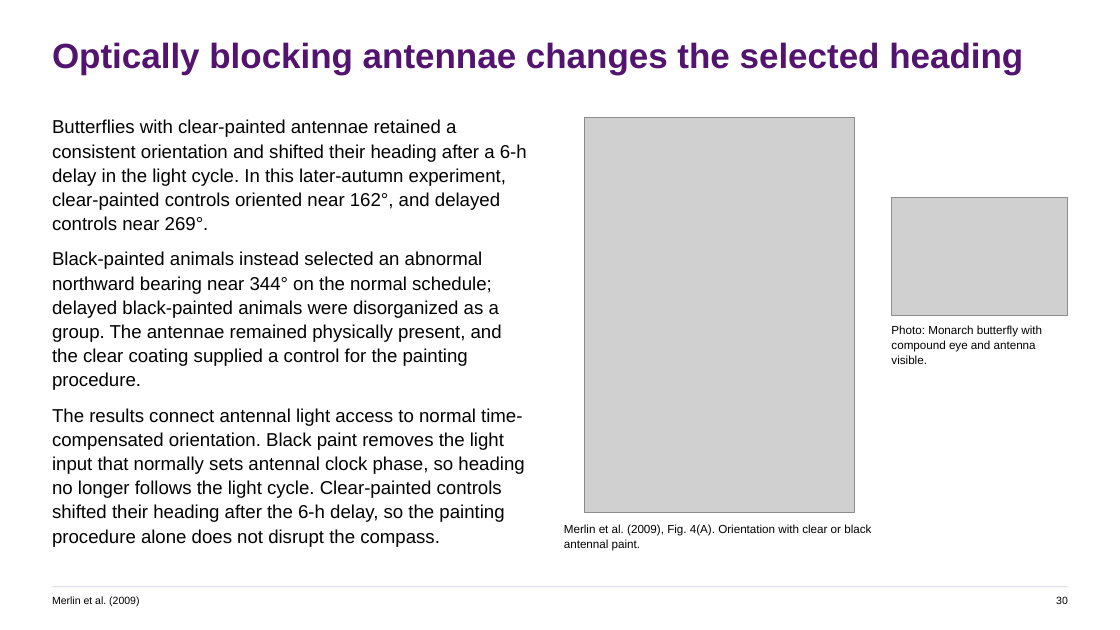
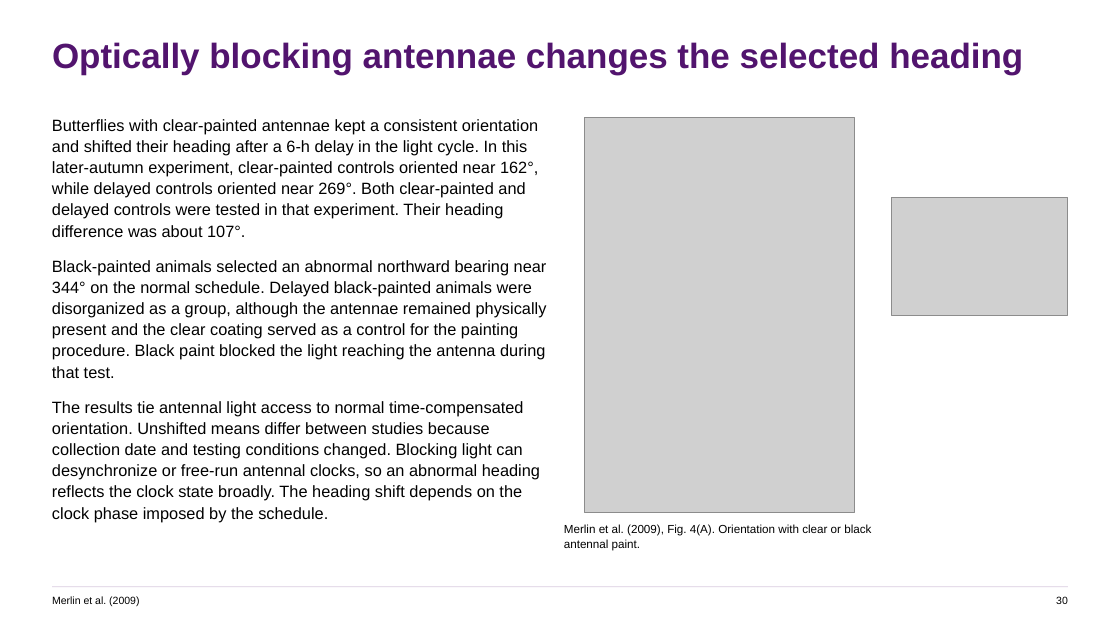
Before and after one commit to jordanxxlopez/NEUROETHOLOGY, a slide deck: slide 39 of scaffolded/Neuroethology_Lecture30_FA2026_SCAFFOLDED.pptx (slide 41 before the commit). Drawn at 1120x630 pixels with LibreOffice and Linux fonts; fonts in the diff are those of the drawing; grey boxes stand for pictures. Boxes give left, top, right and bottom in pixels: in the first picture for what was removed or moved away, otherwise in the second. Text is boxed around its words. In the diff, an @@ line names an element or a change of style, - is before the commit and + after.

```diff
--- a/scaffolded/Neuroethology_Lecture30_FA2026_SCAFFOLDED.pptx
+++ b/scaffolded/Neuroethology_Lecture30_FA2026_SCAFFOLDED.pptx
@@ text at <box>52,119,547,522</box>: text changed; size 16 to 14 pt @@
-Butterflies with clear-painted antennae retained a consistent orientation and shifted their heading after a 6-h delay in the light cycle. In this later-autumn experiment, clear-painted controls oriented near 162°, and delayed controls near 269°.
-Black-painted animals instead selected an abnormal northward bearing near 344° on the normal schedule; delayed black-painted animals were disorganized as a group. The antennae remained physically present, and the clear coating supplied a control for the painting procedure.
-The results connect antennal light access to normal time-compensated orientation. Black paint removes the light input that normally sets antennal clock phase, so heading no longer follows the light cycle. Clear-painted controls shifted their heading after the 6-h delay, so the painting procedure alone does not disrupt the compass.
+Butterflies with clear-painted antennae kept a consistent orientation and shifted their heading after a 6-h delay in the light cycle. In this later-autumn experiment, clear-painted controls oriented near 162°, while delayed controls oriented near 269°. Both clear-painted and delayed controls were tested in that experiment. Their heading difference was about 107°.
+Black-painted animals selected an abnormal northward bearing near 344° on the normal schedule. Delayed black-painted animals were disorganized as a group, although the antennae remained physically present and the clear coating served as a control for the painting procedure. Black paint blocked the light reaching the antenna during that test.
+The results tie antennal light access to normal time-compensated orientation. Unshifted means differ between studies because collection date and testing conditions changed. Blocking light can desynchronize or free-run antennal clocks, so an abnormal heading reflects the clock state broadly. The heading shift depends on the clock phase imposed by the schedule.
@@ text removed at <box>891,325,1042,364</box> @@
-Photo: Monarch butterfly with compound eye and antenna visible.
```
Also in this commit, not shown: 51 other slides changed, 7 slides added, 7 slides removed, 5 other files.
